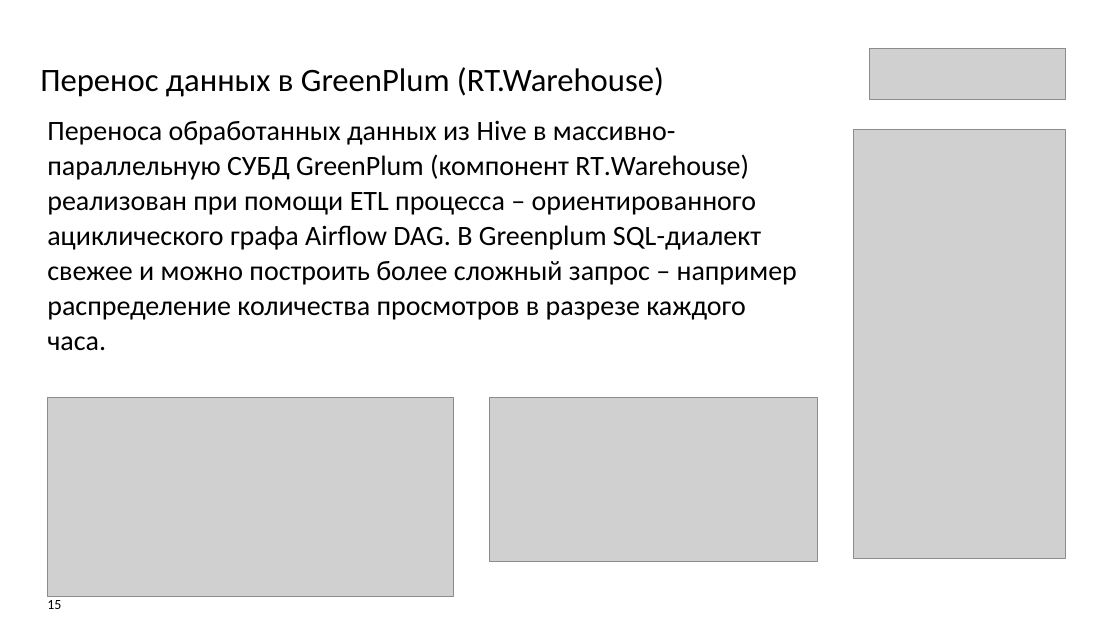
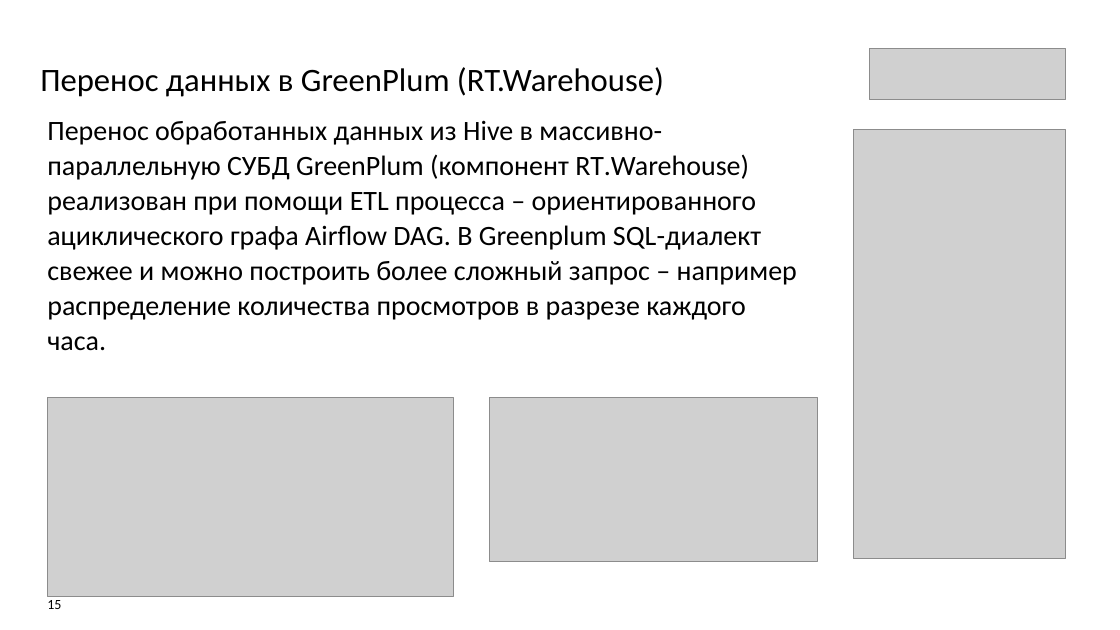
Before and after one commit to Olmeor/Data-engineer_Rostelecom_programming_school, a slide deck: slide 15 of Сertification/presentation.pptx. Drawn at 1120x630 pixels with LibreOffice and Linux fonts; fonts in the diff are those of the drawing; grey boxes stand for pictures. Boxes give left, top, right and bottom in pixels: in the first picture for what was removed or moved away, otherwise in the second. Text is boxed around its words. In the diff, an @@ line names an element or a change of style, - is before the commit and + after.

```diff
--- a/Сertification/presentation.pptx
+++ b/Сertification/presentation.pptx
@@ text at (47, 120, 797, 351): text changed @@
-Переноса обработанных данных из Hive в массивно-параллельную СУБД GreenPlum (компонент RT.Warehouse) реализован при помощи ETL процесса – ориентированного ациклического графа Airflow DAG. В Greenplum SQL-диалект свежее и можно построить более сложный запрос – например распределение количества просмотров в разрезе каждого часа.
+Перенос обработанных данных из Hive в массивно-параллельную СУБД GreenPlum (компонент RT.Warehouse) реализован при помощи ETL процесса – ориентированного ациклического графа Airflow DAG. В Greenplum SQL-диалект свежее и можно построить более сложный запрос – например распределение количества просмотров в разрезе каждого часа.
```
Also in this commit, not shown: 2 other slides changed, 2 other files.
